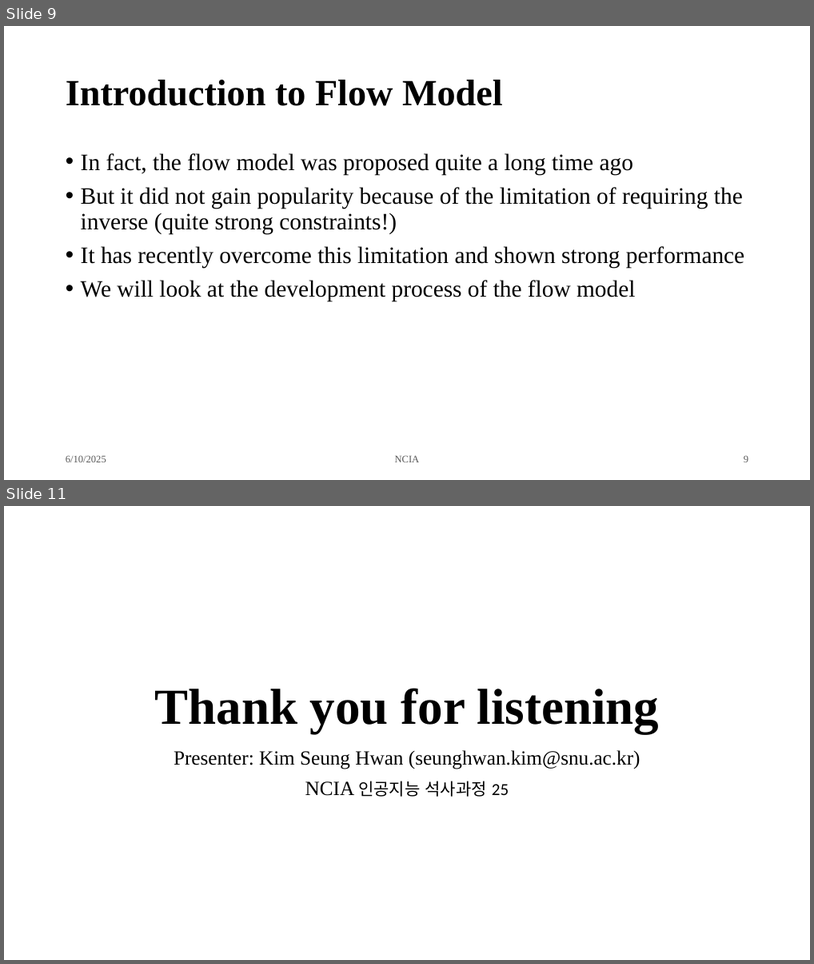
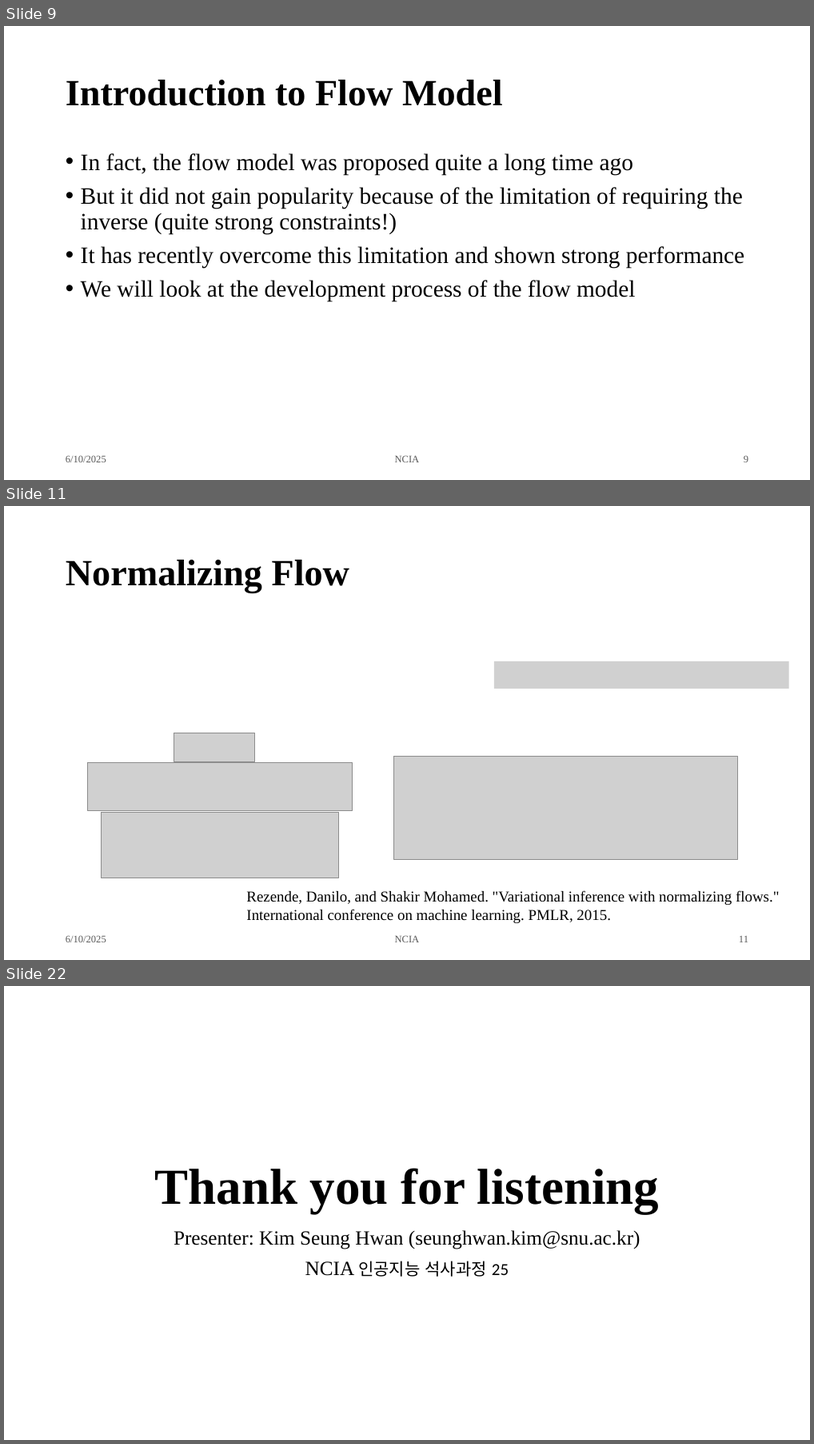
Before and after one commit to overnap/lab-seminar, a slide deck: ds/Introduction to Flow Matching.pptx. Shown one above the other, each under a label of ours: slides 9 and 11 before the commit, slides 9, 11 and 22 after it; the slides between them are not shown. The pictures are 814x964 and 814x1444 pixels, drawn with LibreOffice and Linux fonts; fonts in the diff are those of the drawing; grey boxes stand for pictures. Boxes give left, top, right and bottom in pixels: in the first picture for what was removed or moved away, otherwise in the second. Text is boxed around its words. In the diff, an @@ line names an element or a change of style, - is before the commit and + after.

Commit message:
Add intro to flow matching

```diff
--- a/ds/Introduction to Flow Matching.pptx
+++ b/ds/Introduction to Flow Matching.pptx
@@ slide 11 added at (x1=4, y1=506, x2=810, y2=960), background #FFFFFF @@
@@ title added at (x1=66, y1=560, x2=350, y2=593), 44 pt, text #000000, bold @@
+Normalizing Flow
@@ picture added at (x1=494, y1=661, x2=790, y2=688) @@
@@ picture added at (x1=174, y1=733, x2=255, y2=761) @@
@@ picture added at (x1=87, y1=763, x2=353, y2=810) @@
@@ picture added at (x1=394, y1=756, x2=738, y2=860) @@
@@ picture added at (x1=102, y1=812, x2=339, y2=878) @@
@@ text added at (x1=246, y1=890, x2=779, y2=923), 18 pt, text #000000 @@
+Rezende, Danilo, and Shakir Mohamed. "Variational inference with normalizing flows." International conference on machine learning. PMLR, 2015.
@@ text added at (x1=66, y1=935, x2=106, y2=942), 12 pt, text #595959 @@
+6/10/2025
@@ text added at (x1=395, y1=935, x2=420, y2=942), 12 pt, text #595959 @@
+NCIA
@@ page number added at (x1=739, y1=936, x2=749, y2=942), 12 pt, text #595959 @@
+11
@@ what was slide 11 is now slide 22 @@
```
Also in this commit, not shown: 2 slides changed, 10 other slides added.
